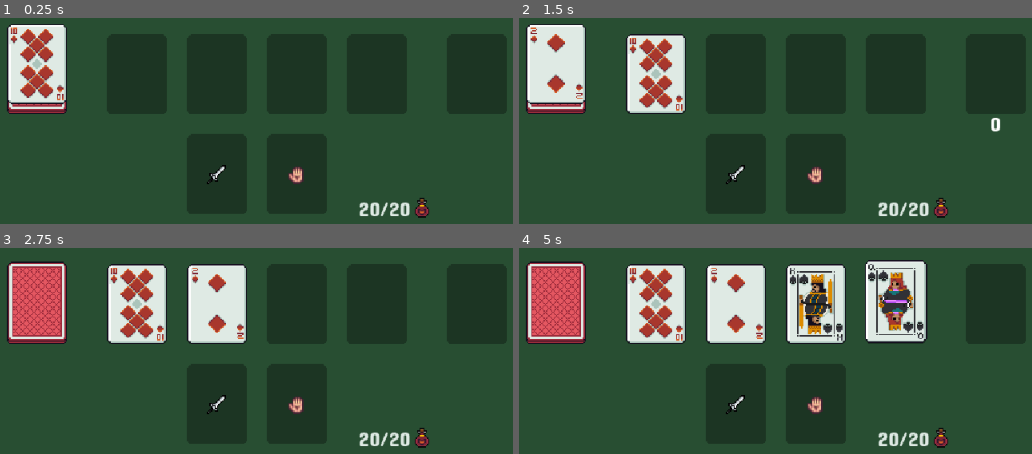
Above: before the commit, frames 1-4 (two rows, left to right).
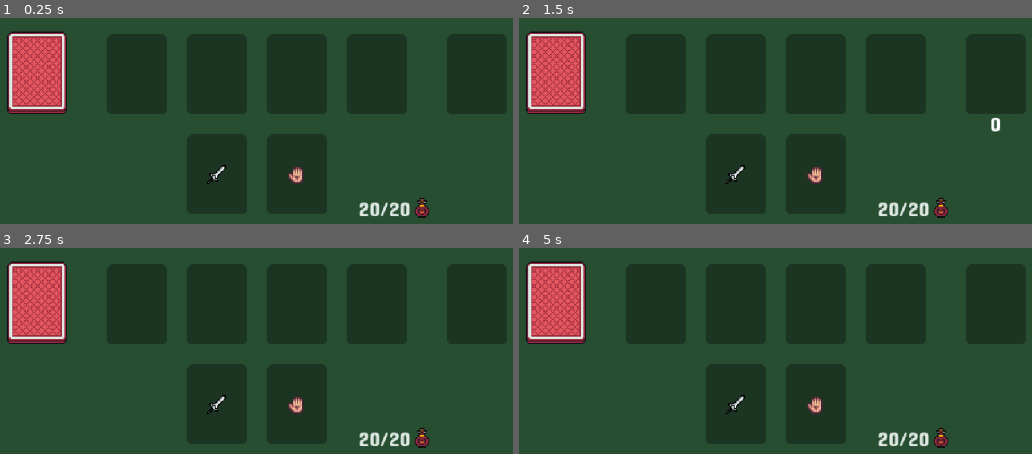
Above: after the commit, the same moments.

Repository: jrobchin/dungeon-drawer
Game: Godot game, scene res://scenes/main/main.tscn
The game is run twice, just before and just after one commit, with the same random seed, the same clock (stepped at 60 frames per second) and the same inputs.
Inputs (mouse positions are in pixels of both pictures, inside the frame that each line leads up to):
- Up to frame 1 (0.25 s): no input
- Up to frame 2 (1.5 s): tap Enter at 0.5 s; drag from (554, 69) to (996, 69) at 0.52 s; drag from (996, 69) to (554, 69) at 1.27 s
- Up to frame 3 (2.75 s): move the mouse to (138, 303) at 2.02 s; click (138, 303) at 2.17 s
- Up to frame 4 (5 s): tap Space at 2.75 s; drag from (734, 303) to (816, 404) at 2.77 s; drag from (580, 295) to (816, 404) at 3.52 s; tap Enter at 4.25 s; drag from (560, 322) to (816, 404) at 4.27 s

The runs differ from the first frame. In frame 1, 4.1% of the frame differs, in the area x 1-14%, y 2-43%; in frame 2, 8.7%; in frame 3, 9.0%; in frame 4, 17%, in the area x 20-80%, y 5-47%.

Commit message:
stacking kinda ugly

Diff:
--- a/scenes/card/card.tscn
+++ b/scenes/card/card.tscn
@@ -7,6 +7,9 @@
 
 [sub_resource type="RectangleShape2D" id="RectangleShape2D_vtcvk"]
 size = Vector2(44, 60)
+
+[sub_resource type="CircleShape2D" id="CircleShape2D_g65cd"]
+radius = 2.828427
 
 [node name="CardNode" type="Node2D"]
 script = ExtResource("1_vtcvk")
@@ -23,13 +26,16 @@
 [node name="DraggableArea" type="Area2D" parent="." node_paths=PackedStringArray("root_node")]
 script = ExtResource("4_g65cd")
 root_node = NodePath("..")
+draggable = false
 
-[node name="CollisionShape2D" type="CollisionShape2D" parent="DraggableArea"]
+[node name="PickUp" type="CollisionShape2D" parent="DraggableArea"]
 shape = SubResource("RectangleShape2D_vtcvk")
+
+[node name="Drop" type="CollisionShape2D" parent="DraggableArea"]
+shape = SubResource("CircleShape2D_g65cd")
+disabled = true
 
 [connection signal="drag_end" from="DraggableArea" to="." method="_on_draggable_area_drag_end"]
 [connection signal="drag_start" from="DraggableArea" to="." method="_on_draggable_area_drag_start"]
 [connection signal="dropped" from="DraggableArea" to="." method="_on_draggable_area_dropped"]
 [connection signal="input_event" from="DraggableArea" to="DraggableArea" method="_on_input_event"]
-[connection signal="mouse_entered" from="DraggableArea" to="DraggableArea" method="_on_mouse_entered"]
-[connection signal="mouse_exited" from="DraggableArea" to="DraggableArea" method="_on_mouse_exited"]
--- a/scenes/card/card_node.gd
+++ b/scenes/card/card_node.gd
@@ -9,6 +9,7 @@
 var status: Cards.STATUS
 var last_picked_up_position: Vector2
 var dragging: bool = false
+
 var draggable: bool = false:
 	set(value):
 		draggable = value
@@ -28,9 +29,12 @@
 ## Puts the card back to the last place it was picked up.
 func put_back() -> void:
 	global_position = last_picked_up_position
+	dragging = false
+	$DraggableArea.end_drag()
 
 
 func _on_draggable_area_dropped(area: DroppableArea) -> void:
+	dragging = false
 	if area == null:
 		Debug.print_info("Resetting card: %s position" % self)
 		global_position = last_picked_up_position
--- a/scenes/card_drop/card_drop.gd
+++ b/scenes/card_drop/card_drop.gd
@@ -2,6 +2,8 @@
 extends DroppableArea
 
 var card_nodes: Array[CardNode] = []
+
+signal card_nodes_changed(card_drop: DroppableArea)
 
 
 func initialize() -> void:
@@ -10,7 +12,9 @@
 
 func add_card(card_node: CardNode) -> void:
 	card_nodes.append(card_node)
+	card_nodes_changed.emit(self)
 
 
 func remove_cards():
 	card_nodes.clear()
+	card_nodes_changed.emit(self)
--- a/scenes/debug_gui/debug_gui.gd
+++ b/scenes/debug_gui/debug_gui.gd
@@ -8,6 +8,7 @@
 signal health_changed(value: int)
 signal set_room_draggable
 signal set_room_not_draggable
+signal toggle_hide_cards
 
 var values: Dictionary = { }
 
@@ -56,3 +57,7 @@
 
 func _on_set_room_not_draggable_button_up() -> void:
 	set_room_not_draggable.emit()
+
+
+func _on_toggle_hide_cards_button_up() -> void:
+	toggle_hide_cards.emit()
--- a/scenes/debug_gui/debug_gui.tscn
+++ b/scenes/debug_gui/debug_gui.tscn
@@ -97,6 +97,11 @@
 focus_mode = 0
 text = "Shuffle Deck"
 
+[node name="Toggle Hide Cards" type="Button" parent="PanelContainer/VSplitContainer/Controls/MarginContainer/VBoxContainer"]
+layout_mode = 2
+focus_mode = 0
+text = "Toggle Hide Cards"
+
 [node name="HBoxContainer" type="HBoxContainer" parent="PanelContainer/VSplitContainer/Controls/MarginContainer/VBoxContainer"]
 layout_mode = 2
 
@@ -143,6 +148,7 @@
 [connection signal="button_up" from="PanelContainer/VSplitContainer/Controls/MarginContainer/VBoxContainer/Reset" to="." method="_on_reset_button_up"]
 [connection signal="button_up" from="PanelContainer/VSplitContainer/Controls/MarginContainer/VBoxContainer/DealCards" to="." method="_on_deal_cards_button_up"]
 [connection signal="button_up" from="PanelContainer/VSplitContainer/Controls/MarginContainer/VBoxContainer/ShuffleDeck" to="." method="_on_shuffle_deck_button_up"]
+[connection signal="button_up" from="PanelContainer/VSplitContainer/Controls/MarginContainer/VBoxContainer/Toggle Hide Cards" to="." method="_on_toggle_hide_cards_button_up"]
 [connection signal="button_up" from="PanelContainer/VSplitContainer/Controls/MarginContainer/VBoxContainer/HBoxContainer/SetRoomDraggable" to="." method="_on_set_room_draggable_button_up"]
 [connection signal="button_up" from="PanelContainer/VSplitContainer/Controls/MarginContainer/VBoxContainer/HBoxContainer/SetRoomNotDraggable" to="." method="_on_set_room_not_draggable_button_up"]
 [connection signal="text_submitted" from="PanelContainer/VSplitContainer/Controls/MarginContainer/VBoxContainer/MarginContainer/SetHealthField/SetHealth" to="." method="_on_set_health_text_submitted"]
--- a/scenes/main/card_manager.gd
+++ b/scenes/main/card_manager.gd
@@ -86,4 +86,4 @@
 		if node is CardNode:
 			var card_node = node as CardNode
 			if card_node.dragging:
-				card_node.global_position = card_node.last_picked_up_position
+				card_node.put_back()
--- a/scenes/main/debug_actions.gd
+++ b/scenes/main/debug_actions.gd
@@ -5,6 +5,9 @@
 @export var state_initializer: StateInitializer
 @export var drawDeck: Deck
 @export var game_state_machine: StateMachine
+@export var card_tree: CardTree
+
+var card_hidden_states: Dictionary = { }
 
 
 func _on_debug_gui_deal_cards() -> void:
@@ -29,3 +32,7 @@
 
 func _on_debug_gui_set_room_not_draggable() -> void:
 	room.set_draggable(false)
+
+
+func _on_debug_gui_toggle_hide_cards() -> void:
+	card_tree.visible = !card_tree.visible
--- a/scenes/main/main.tscn
+++ b/scenes/main/main.tscn
@@ -26,8 +26,11 @@
 [ext_resource type="Script" uid="uid://bonjlwgtxp4ei" path="res://scenes/main/health_icon.gd" id="17_nvumn"]
 [ext_resource type="Script" uid="uid://b7ein7xm50q7a" path="res://scenes/main/hand_ability.gd" id="20_37hlw"]
 
+[sub_resource type="RectangleShape2D" id="RectangleShape2D_6llfj"]
+size = Vector2(46, 62)
+
 [sub_resource type="RectangleShape2D" id="RectangleShape2D_37hlw"]
-size = Vector2(40, 60)
+size = Vector2(46, 62)
 
 [sub_resource type="LabelSettings" id="LabelSettings_necax"]
 font_color = Color(0.8745098, 0.91764706, 0.89411765, 1)
@@ -41,13 +44,14 @@
 [node name="Screenshot" type="Node" parent="."]
 script = ExtResource("2_p8abn")
 
-[node name="DebugActions" type="Node" parent="." node_paths=PackedStringArray("room", "card_manager", "state_initializer", "drawDeck", "game_state_machine")]
+[node name="DebugActions" type="Node" parent="." node_paths=PackedStringArray("room", "card_manager", "state_initializer", "drawDeck", "game_state_machine", "card_tree")]
 script = ExtResource("3_s17dp")
 room = NodePath("../Room")
 card_manager = NodePath("../CardManager")
 state_initializer = NodePath("../StateInitializer")
 drawDeck = NodePath("../DrawDeck")
 game_state_machine = NodePath("../GameStateMachine")
+card_tree = NodePath("../CardTree")
 
 [node name="DebugWindow" type="Window" parent="."]
 oversampling_override = 1.0
@@ -116,23 +120,27 @@
 [node name="WeaponCardDrop" parent="." instance=ExtResource("4_hxu8e")]
 position = Vector2(268, 192)
 
+[node name="CollisionShape2D" type="CollisionShape2D" parent="WeaponCardDrop"]
+shape = SubResource("RectangleShape2D_6llfj")
+
 [node name="Sprite2D" type="Sprite2D" parent="WeaponCardDrop"]
 texture = ExtResource("4_7smn1")
 region_enabled = true
 region_rect = Rect2(16, 16, 16, 16)
 
-[node name="CollisionShape2D" type="CollisionShape2D" parent="WeaponCardDrop"]
-shape = SubResource("RectangleShape2D_37hlw")
-
 [node name="HandCardDrop" parent="." instance=ExtResource("4_hxu8e")]
 position = Vector2(332, 192)
 
+[node name="CollisionShape2D" type="CollisionShape2D" parent="HandCardDrop"]
+shape = SubResource("RectangleShape2D_37hlw")
+
 [node name="Sprite2D" type="Sprite2D" parent="HandCardDrop"]
 texture = ExtResource("4_7smn1")
 region_enabled = true
 region_rect = Rect2(16, 32, 16, 16)
 
 [node name="CardTree" type="Node2D" parent="."]
+visible = false
 script = ExtResource("6_hxu8e")
 
 [node name="CardManager" type="Node" parent="." node_paths=PackedStringArray("deck", "room", "card_tree", "deck_marker", "deck_draw_player", "card_place_player")]
@@ -232,5 +240,7 @@
 [connection signal="set_room_draggable" from="DebugWindow/DebugGui" to="DebugActions" method="_on_debug_gui_set_room_draggable"]
 [connection signal="set_room_not_draggable" from="DebugWindow/DebugGui" to="DebugActions" method="_on_debug_gui_set_room_not_draggable"]
 [connection signal="shuffle_deck" from="DebugWindow/DebugGui" to="DebugActions" method="_on_debug_gui_shuffle_deck"]
+[connection signal="toggle_hide_cards" from="DebugWindow/DebugGui" to="DebugActions" method="_on_debug_gui_toggle_hide_cards"]
+[connection signal="card_nodes_changed" from="WeaponCardDrop" to="GameStateMachine/PlayerTurn/WeaponAbility" method="_on_weapon_card_drop_card_nodes_changed"]
 [connection signal="node_dropped" from="WeaponCardDrop" to="GameStateMachine/PlayerTurn/WeaponAbility" method="_on_weapon_card_drop_node_dropped"]
 [connection signal="mouse_exited" from="Gui" to="CardManager" method="_on_gui_mouse_exited"]
--- a/scenes/main/weapon_ability.gd
+++ b/scenes/main/weapon_ability.gd
@@ -104,6 +104,23 @@
 	return card_drop.global_position + Vector2(0, CARD_PLACEMENT_OFFSET * (card_drop.card_nodes.size() - 1))
 
 
+func _update_collision_shape(card_drop: CardDrop) -> void:
+	if card_drop.card_nodes.size() == 0:
+		card_drop.collision_shape.shape = card_drop.initial_collision_shape_shape
+		return
+
+	var offset: float = CARD_PLACEMENT_OFFSET * (card_drop.card_nodes.size() - 1)
+
+	var new_shape = RectangleShape2D.new()
+	new_shape.size = Vector2(
+		card_drop.initial_collision_shape_shape.size.x,
+		card_drop.initial_collision_shape_shape.size.y + offset,
+	)
+
+	card_drop.collision_shape.shape = new_shape
+	card_drop.collision_shape.position.y = card_drop.initial_collision_shape_position.y + offset / 2
+
+
 func _on_weapon_card_drop_node_dropped(droppable_area: DroppableArea, node: Node2D) -> void:
 	if !is_players_turn():
 		return
@@ -121,3 +138,7 @@
 			return
 
 		card_node.put_back()
+
+
+func _on_weapon_card_drop_card_nodes_changed(card_drop: DroppableArea) -> void:
+	_update_collision_shape(card_drop)
--- a/scripts/draggable_area.gd
+++ b/scripts/draggable_area.gd
@@ -8,62 +8,72 @@
 signal drag_end
 signal dropped(area: DroppableArea)
 
-var _drag_start_pos := Vector2.ZERO
-var _node_start_pos := Vector2.ZERO
+@onready var _pick_up_collision_shape: CollisionShape2D = get_node("PickUp")
+@onready var _drop_collision_shape: CollisionShape2D = get_node("Drop")
 
 
 func _ready() -> void:
 	if not root_node:
 		root_node = get_parent() as Node2D
 
+	assert(root_node, "DraggableArea must be the child of the node to drag.")
+	assert(_pick_up_collision_shape, "DroppableArea must have a PickUp CollisionShape2D")
+	assert(_drop_collision_shape, "DroppableArea must have a Drop CollisionShape2D")
+
 
 func _on_input_event(viewport: Node, event: InputEvent, _shape_idx: int) -> void:
 	if event is InputEventMouseButton:
-		var mouse_event := event as InputEventMouseButton
+		var mouse_button_event := event as InputEventMouseButton
 
-		if mouse_event.button_index == MOUSE_BUTTON_LEFT:
+		if mouse_button_event.button_index == MOUSE_BUTTON_LEFT:
 			if not draggable:
 				return
 
-			if mouse_event.pressed and not Store.is_dragging and Store.dragging_node == null:
+			if mouse_button_event.pressed and not Store.is_dragging and Store.dragging_node == null:
 				# Check if this is the topmost draggable area at this position
 				if _is_topmost_at_mouse():
-					_start_drag()
+					start_drag()
+					_update_position()
 
 					viewport.set_input_as_handled()
 
-			elif not mouse_event.pressed and Store.is_dragging and Store.dragging_node == self:
-				_end_drag()
 
-				viewport.set_input_as_handled()
+func _process(_delta: float) -> void:
+	if !Input.is_mouse_button_pressed(MOUSE_BUTTON_LEFT):
+		end_drag()
+		_check_drop()
+
+	if Store.is_dragging and Store.dragging_node == self:
+		root_node.global_position = get_global_mouse_position()
+
+		# Prevent other nodes from processing this input
+		get_viewport().set_input_as_handled()
 
 
-func _input(event: InputEvent) -> void:
-	if Store.is_dragging and Store.dragging_node == self and event is InputEventMouseMotion:
-		if root_node:
-			var current_mouse_pos := get_global_mouse_position()
-			var drag_offset := current_mouse_pos - _drag_start_pos
-			root_node.global_position = _node_start_pos + drag_offset
-
-			# Prevent other nodes from processing this input
-			get_viewport().set_input_as_handled()
+func _update_position() -> void:
+	root_node.global_position = get_global_mouse_position()
 
 
-func _start_drag() -> void:
+func start_drag() -> void:
+	_pick_up_collision_shape.disabled = true
+	_drop_collision_shape.disabled = false
 	Store.dragging_node = self
 	Store.is_dragging = true
-	_drag_start_pos = get_global_mouse_position()
-	_node_start_pos = root_node.global_position
 
 	drag_start.emit()
 
+	set_process(true)
 
-func _end_drag() -> void:
+
+func end_drag() -> void:
+	_pick_up_collision_shape.disabled = false
+	_drop_collision_shape.disabled = true
 	Store.is_dragging = false
 	Store.dragging_node = null
-	_check_drop()
 
 	drag_end.emit()
+
+	set_process(false)
 
 
 func _check_drop() -> void:
@@ -107,13 +117,3 @@
 
 	# Return true if this is the topmost
 	return draggable_areas[0] == self
-
-
-func _on_mouse_entered() -> void:
-	pass
-
-
-func _on_mouse_exited() -> void:
-	if Store.is_dragging and Store.dragging_node == self:
-		Store.is_dragging = false
-		Store.dragging_node = null
--- a/scripts/droppable_area.gd
+++ b/scripts/droppable_area.gd
@@ -3,6 +3,20 @@
 
 signal node_dropped(droppable_area: DroppableArea, node: Node2D)
 
+var collision_shape: CollisionShape2D
+var initial_collision_shape_position: Vector2
+var initial_collision_shape_shape: RectangleShape2D
+
+
+func _ready() -> void:
+	collision_shape = get_node("./CollisionShape2D") as CollisionShape2D
+	assert(collision_shape, "DroppableAreas must have a single child CollisionShape2D called `CollisionShape2D`.")
+	initial_collision_shape_position = collision_shape.position
+
+	var col_shape_shape = collision_shape.shape
+	assert(col_shape_shape is RectangleShape2D, "DroppableAreas' CollisionShape2D must have a RectangleShape2D shape.")
+	initial_collision_shape_shape = col_shape_shape as RectangleShape2D
+
 
 func drop(node: Node2D) -> void:
 	node_dropped.emit(self, node)
Not shown: 1 places in scenes/card/card.tscn that only renumber resources
Not shown: 1 places in scenes/main/main.tscn that only renumber resources
